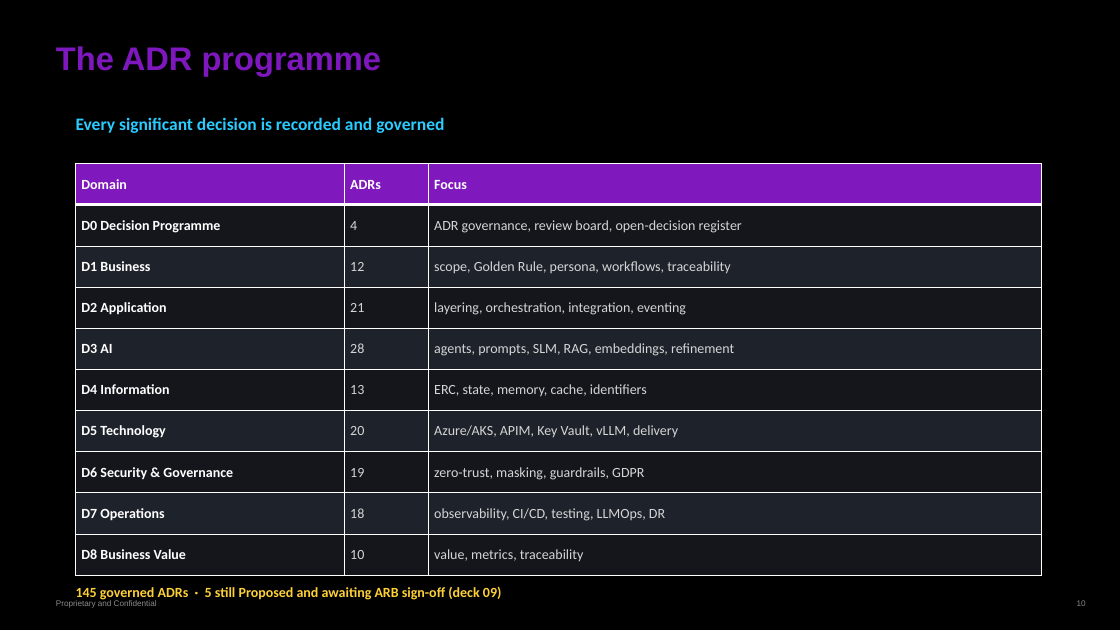
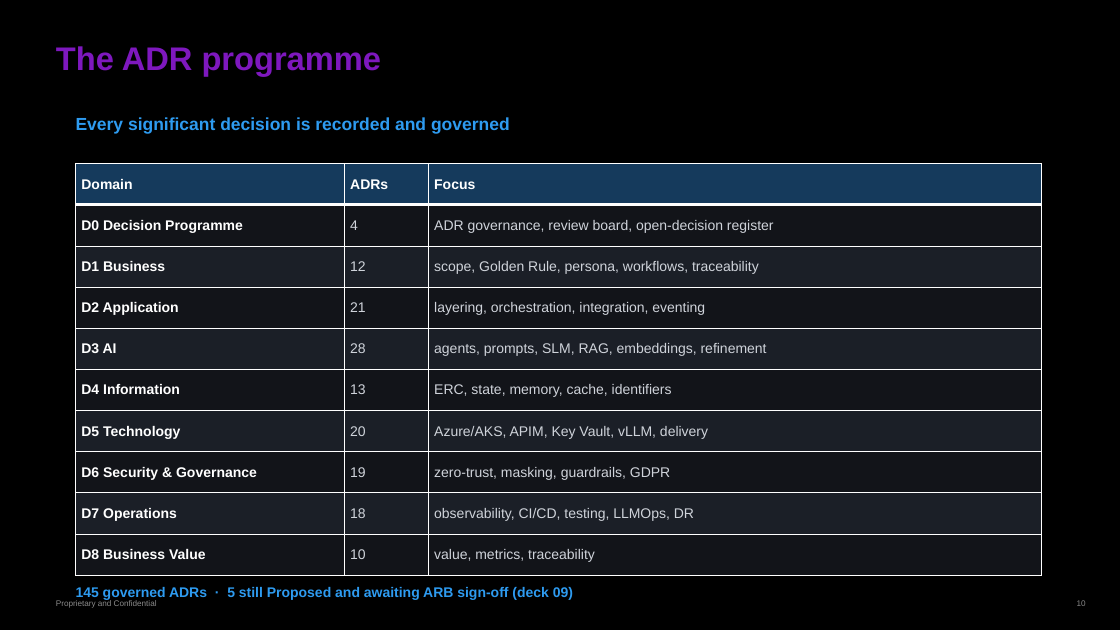
Before and after one commit to gobimca87/PF-FT, a slide deck: slide 10 of docs/PPT/00-overview.pptx. Drawn at 1120x630 pixels with LibreOffice and Linux fonts; fonts in the diff are those of the drawing; background and template pictures are left out. Boxes give left, top, right and bottom in pixels: in the first picture for what was removed or moved away, otherwise in the second. Text is boxed around its words. In the diff, an @@ line names an element or a change of style, - is before the commit and + after.

```diff
--- a/docs/PPT/00-overview.pptx
+++ b/docs/PPT/00-overview.pptx
@@ text "Every significant decision is recorded ..." at <box>76,117,510,134</box>: font Calibri to Arial, text colour #2ACCFF to #2E9BF0 @@
@@ table at <box>76,164,1042,576</box> @@
@@ fill #7F19BE to #153A5C in row 1 @@
@@ fill #14161C to #121419 in 15 cells @@
@@ fill #1E222B to #1B1F27 in 12 cells @@
@@ font Calibri to Arial @@
@@ text colour #D5D5D5 to #CFD3DA in "4", "ADR governance, review board, open-decision register", "12", "scope, Golden Rule, persona, workflows, traceability" and 14 more places @@
@@ text "145 governed ADRs · 5 ..." at <box>76,587,573,601</box>: font Calibri to Arial, text colour #FED038 to #2E9BF0 @@
```
Also in this commit, not shown: 11 other slides changed, 3 other files.
